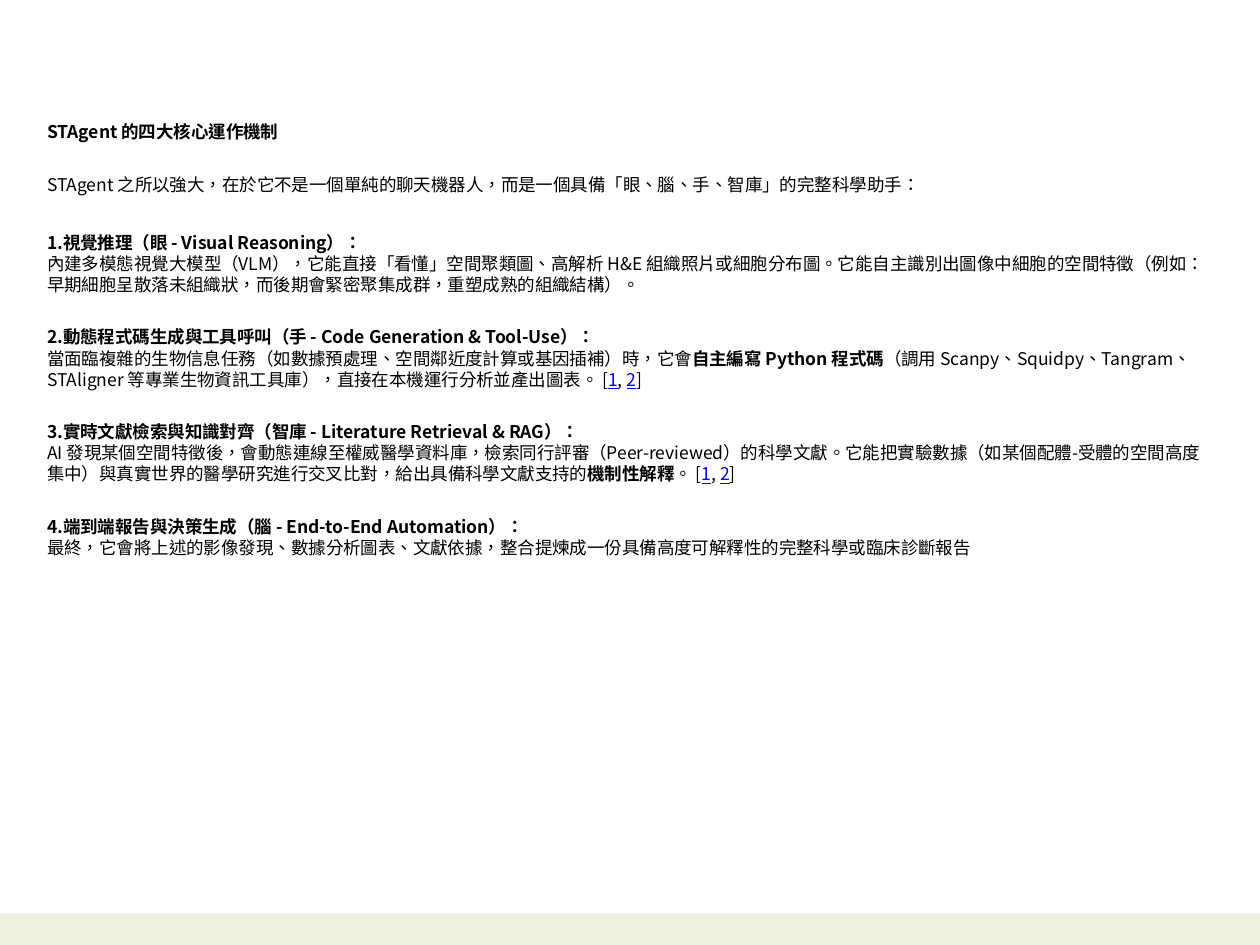
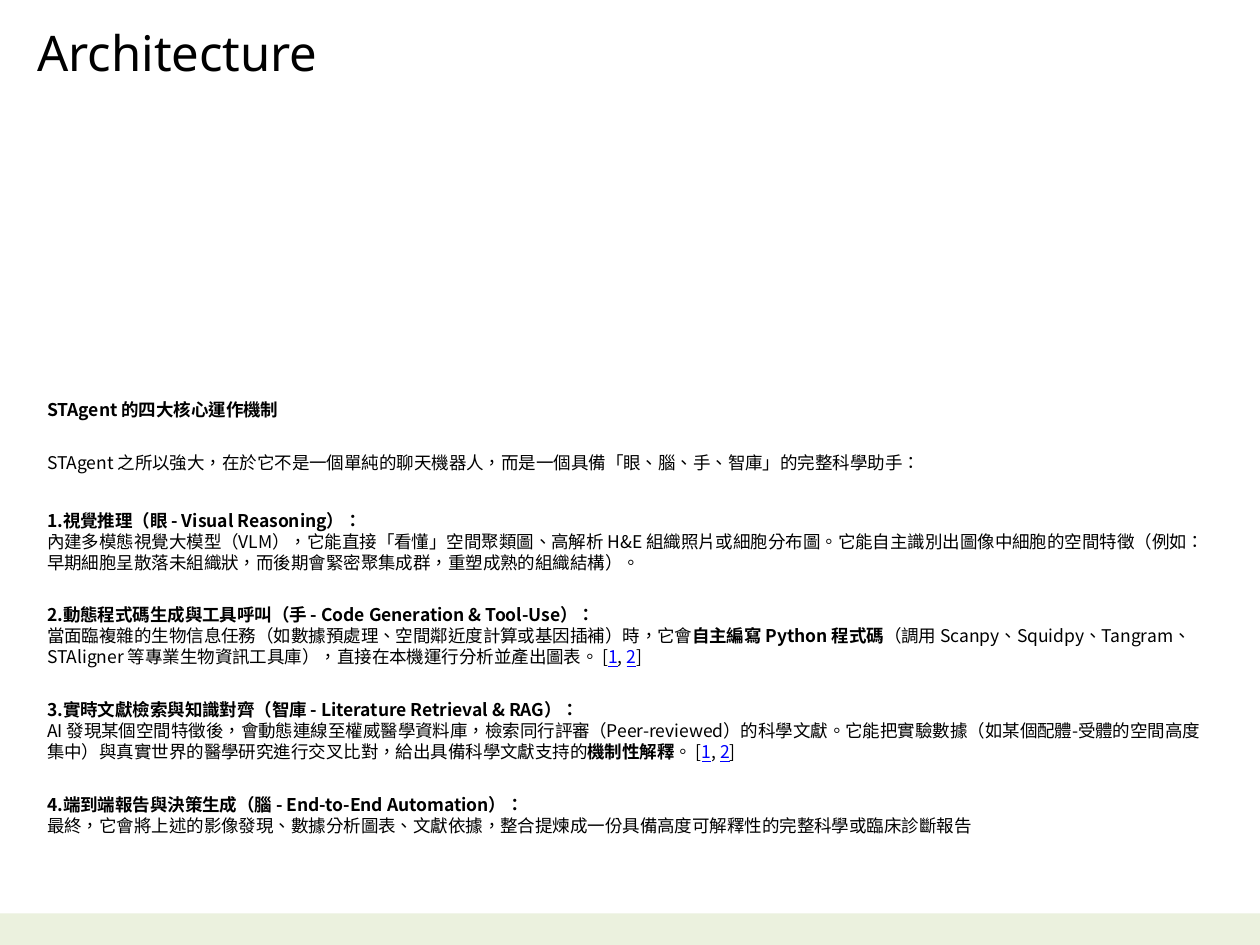
Before and after one commit to navibator/crazy-ai, a slide deck: slide 2 of bio-it-agent.pptx (slide 7 before the commit). Drawn at 1260x945 pixels with LibreOffice and Linux fonts; fonts in the diff are those of the drawing. Boxes give left, top, right and bottom in pixels: in the first picture for what was removed or moved away, otherwise in the second. Text is boxed around its words. In the diff, an @@ line names an element or a change of style, - is before the commit and + after.

Commit message:
dr.bb

```diff
--- a/bio-it-agent.pptx
+++ b/bio-it-agent.pptx
@@ text added at (37, 33, 317, 72), 28 pt, text #000000 @@
+Architecture
@@ text "STAgent 的四大核心運作機制": place and size @@
-text "STAgent 的四大核心運作機制" at (47, 123, 1204, 556)
+text "STAgent 的四大核心運作機制" at (47, 401, 1204, 834)
```
Also in this commit, not shown: 1 other slide changed, 1 slide added, 1 slide removed.
